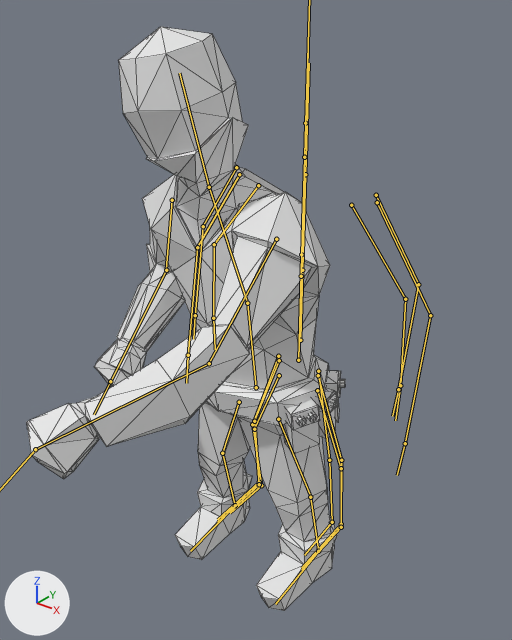
Renders of the Blender file Animations/RogueShurikenThrow.blend from each side of a commit.
The view is the same before and after, from a 50 mm lens placed at (5.9, -8.47, 9.09), pointed at (-0.28, -0.75, 4.3). Every picture has the same lights, and +X, +Y and +Z are marked at lower left. Both versions are drawn at frame 8 of the action 'ArmatureAction.001'; the numbers are the values there. The bones that bend it are drawn over the model as lines. Mesh edges are drawn as thin lines.
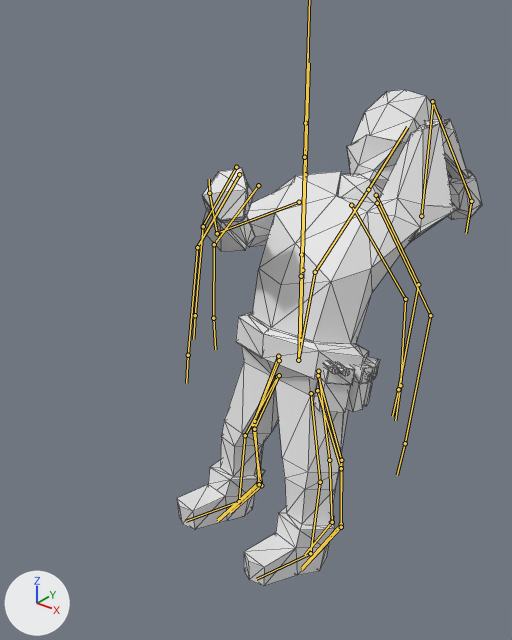
Boxes (x1, y1, x2, y2) around the edits, measured in the pictures (512 x 640 px):
'Cube', posed (15% shorter): before (27, 27, 345, 611); after (177, 90, 482, 586)
bone 'Root', root to tip: before (256, 387) to (247, 303); after (298, 360) to (315, 272)
bone 'Chest', root to tip: before (247, 303) to (209, 187); after (315, 272) to (368, 189)
bone 'Shoulder.R', root to tip: before (172, 200) to (166, 269); after (299, 202) to (217, 233)
bone 'Arm.R', root to tip: before (166, 270) to (110, 381); after (217, 233) to (209, 193)
bone 'Shoulder.L', root to tip: before (276, 239) to (209, 363); after (421, 216) to (433, 102)
bone 'Arm.L', root to tip: before (209, 363) to (35, 449); after (432, 101) to (471, 201)
bone 'Head', root to tip: before (209, 187) to (179, 73); after (368, 189) to (407, 127)

What the commit changed:
Bone 'Root' (bone_root) moves from (0.0, 0.0, 1.13) to (0.0, 0.0, 0.0).
Bone 'Root' (bone_root) turns from (6, -1, 1) to (-15, -10, 3) degrees about its own x, y and z.
Bone 'Chest' (bone_chest) turns from (10, -14, 3) to (-41, 6, 5) degrees about its own x, y and z.
Bone 'Shoulder.R' (bone_shoulder_r) turns from (4, -26, -4) to (29, -6, -13) degrees about its own x, y and z.
Bone 'Arm.R' (bone_arm_r) turns from (-84, 14, -42) to (-53, 5, -29) degrees about its own x, y and z.
Bone 'Shoulder.L' (bone_shoulder_l) turns from (-19, 32, 52) to (-81, 52, 64) degrees about its own x, y and z.
Bone 'Arm.L' (bone_arm_l) turns from (-25, -9, -44) to (-169, -16, 12) degrees about its own x, y and z.
Bone 'Hand.L' (bone_hand_l) turns from (20, -3, 11) to (6, 3, 33) degrees about its own x, y and z.
Bone 'Head' (bone_head) turns from (16, 109, 17) to (-30, 98, -32) degrees about its own x, y and z.
